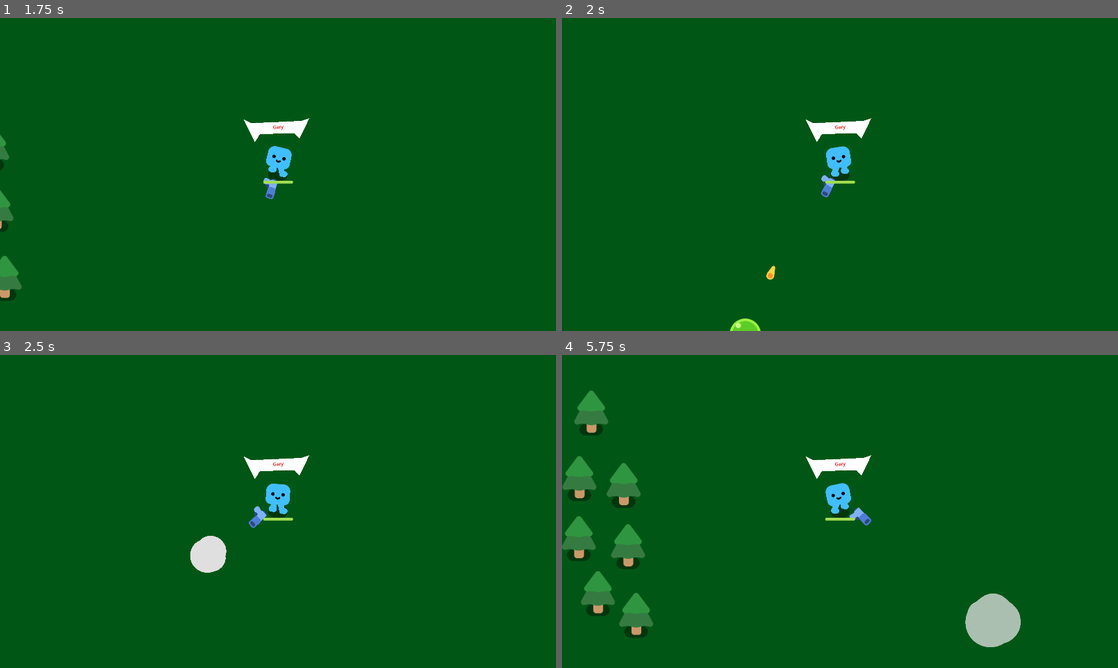
Above: before the commit, frames 1-4 (two rows, left to right).
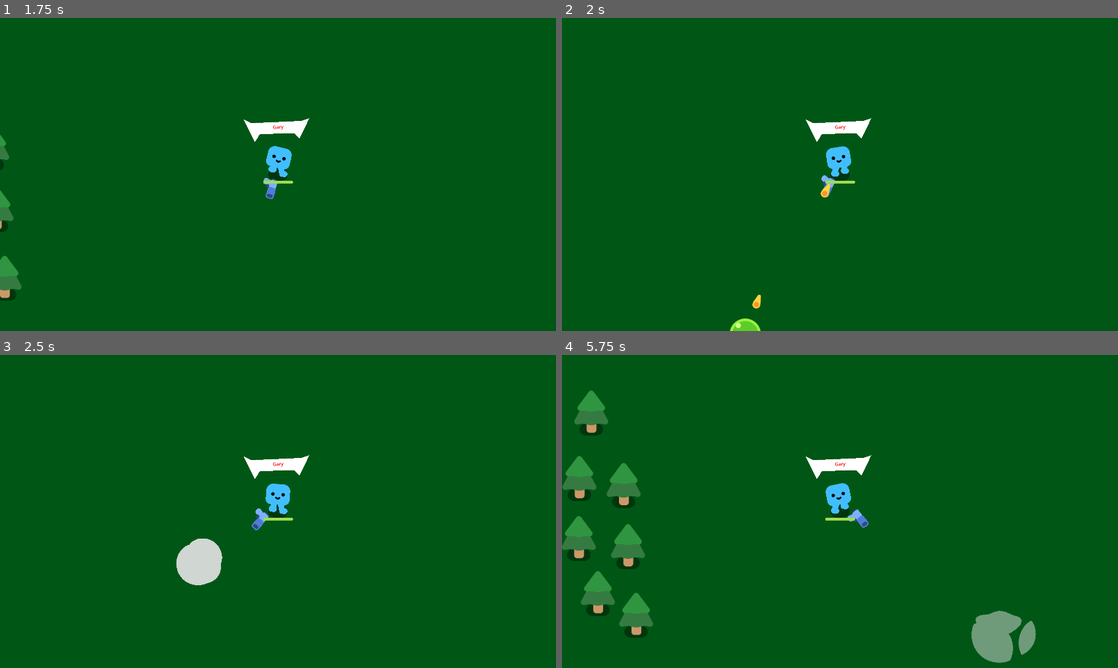
Above: after the commit, the same moments.

Repository: OcksDev/PizzaSurvivors
Game: Godot game, scene res://main_menu.tscn
Same seed, same stepped clock (60 frames per second), same inputs: the game is played once before the commit and once after it.
Inputs:
- Up to frame 1 (1.75 s): click "Start" at 0.5 s; tap Enter at 1.25 s; hold D (move_right) from 1.28 s (still down)
- Up to frame 2 (2 s): keep holding D (move_right)
- Up to frame 3 (2.5 s): release D (move_right) at 2.03 s; hold S (move_down) from 2.03 s (still down)
- Up to frame 4 (5.75 s): release S (move_down) at 2.78 s; hold D (move_right) 2.78-3.53 s; hold W (move_up) 3.53-4.28 s; hold A (move_left) from 4.28 s (still down)

Frame 1 is identical in both runs. In frame 2, 0.2% of the frame differs, in the area x 34-49%, y 53-93%; in frame 3, 0.7%; in frame 4, 2.0%, in the area x 51-86%, y 48-99%.

Commit message:
Add credits and version notes scenes.

Diff:
--- /dev/null
+++ b/credits.tscn
@@ -0,0 +1,39 @@
+[gd_scene load_steps=2 format=3 uid="uid://b7tniapdok74a"]
+
+[ext_resource type="Script" uid="uid://b480cqti2atim" path="res://to_main_menu.gd" id="1_nm7lk"]
+
+[node name="Credits" type="Node2D"]
+
+[node name="RichTextLabel" type="RichTextLabel" parent="."]
+offset_right = 1914.0
+offset_bottom = 1073.0
+size_flags_horizontal = 4
+size_flags_vertical = 4
+theme_override_font_sizes/bold_italics_font_size = 1
+theme_override_font_sizes/mono_font_size = 1
+theme_override_font_sizes/normal_font_size = 121
+text = "Credits:
+
+People, not Dave, though."
+horizontal_alignment = 1
+vertical_alignment = 1
+
+[node name="Button" type="Button" parent="."]
+offset_right = 293.0
+offset_bottom = 180.0
+theme_override_font_sizes/font_size = 131
+text = "Back"
+script = ExtResource("1_nm7lk")
+
+[node name="CanvasLayer" type="CanvasLayer" parent="."]
+layer = -1
+
+[node name="ColorRect" type="ColorRect" parent="CanvasLayer"]
+anchors_preset = 15
+anchor_right = 1.0
+anchor_bottom = 1.0
+grow_horizontal = 2
+grow_vertical = 2
+color = Color(0.319424, 0.184101, 9.62615e-08, 1)
+
+[connection signal="pressed" from="Button" to="Button" method="_on_pressed"]
--- a/gun_gun.tscn
+++ b/gun_gun.tscn
@@ -26,7 +26,7 @@
 shape = SubResource("CircleShape2D_fek7f")
 
 [node name="Timer" type="Timer" parent="."]
-wait_time = 0.25
+wait_time = 0.2
 autostart = true
 
 [connection signal="timeout" from="Timer" to="." method="_on_timer_timeout"]
--- a/main_menu.tscn
+++ b/main_menu.tscn
@@ -1,9 +1,11 @@
-[gd_scene load_steps=6 format=3 uid="uid://c2ulo6dgbvcf0"]
+[gd_scene load_steps=8 format=3 uid="uid://c2ulo6dgbvcf0"]
 
 [ext_resource type="Script" uid="uid://bo5hsit1wovte" path="res://main_menu.gd" id="1_06t4h"]
 [ext_resource type="PackedScene" uid="uid://dbl6hwa0v1ug3" path="res://game.tscn" id="2_7vrkn"]
 [ext_resource type="Texture2D" uid="uid://qqqto015vns6" path="res://main_menu_assets/pizza_button_with_pepperoni.png" id="3_fu7sn"]
 [ext_resource type="Texture2D" uid="uid://dx017wlltbnqy" path="res://main_menu_assets/pizza_button.png" id="3_jix8l"]
+[ext_resource type="PackedScene" uid="uid://b7tniapdok74a" path="res://credits.tscn" id="3_nlkkf"]
+[ext_resource type="PackedScene" uid="uid://ddmwh06doxmyh" path="res://version_notes.tscn" id="4_qe12f"]
 
 [sub_resource type="Theme" id="Theme_jix8l"]
 default_font_size = 90
@@ -21,6 +23,8 @@
 [node name="MainMenu" type="CanvasLayer"]
 script = ExtResource("1_06t4h")
 game_scene = ExtResource("2_7vrkn")
+credits_scene = ExtResource("3_nlkkf")
+changelog_scene = ExtResource("4_qe12f")
 
 [node name="ColorRect" type="ColorRect" parent="."]
 anchors_preset = 15
--- /dev/null
+++ b/to_main_menu.gd
@@ -0,0 +1,6 @@
+extends Button
+
+@export var menu_scene = "res://main_menu.tscn"
+
+func _on_pressed() -> void:
+	get_tree().change_scene_to_file(menu_scene);
--- /dev/null
+++ b/version_notes.tscn
@@ -0,0 +1,49 @@
+[gd_scene load_steps=2 format=3 uid="uid://ddmwh06doxmyh"]
+
+[ext_resource type="Script" uid="uid://b480cqti2atim" path="res://to_main_menu.gd" id="1_dwlt3"]
+
+[node name="VersionNotes" type="Node2D"]
+
+[node name="CanvasLayer" type="CanvasLayer" parent="."]
+layer = -1
+
+[node name="ColorRect" type="ColorRect" parent="CanvasLayer"]
+anchors_preset = 15
+anchor_right = 1.0
+anchor_bottom = 1.0
+grow_horizontal = 2
+grow_vertical = 2
+color = Color(0.319424, 0.184101, 9.62615e-08, 1)
+
+[node name="RichTextLabel" type="RichTextLabel" parent="."]
+offset_left = 300.0
+offset_top = 271.0
+offset_right = 1610.0
+offset_bottom = 1024.0
+size_flags_horizontal = 4
+size_flags_vertical = 4
+theme_override_font_sizes/normal_font_size = 90
+text = "                  -- v0.0.1: --
+- Version notes added.
+- Credits added.
+- Dave has been removed from the team due to a recent increase in cut off senten"
+
+[node name="Label" type="Label" parent="."]
+offset_left = 580.0
+offset_top = 40.0
+offset_right = 1515.0
+offset_bottom = 334.0
+theme_override_font_sizes/font_size = 136
+text = "Version notes:"
+horizontal_alignment = 1
+vertical_alignment = 1
+
+[node name="Button" type="Button" parent="."]
+offset_right = 310.0
+offset_bottom = 188.0
+size_flags_horizontal = 0
+theme_override_font_sizes/font_size = 131
+text = "Back"
+script = ExtResource("1_dwlt3")
+
+[connection signal="pressed" from="Button" to="Button" method="_on_pressed"]
Not shown, added: to_main_menu.gd.uid
